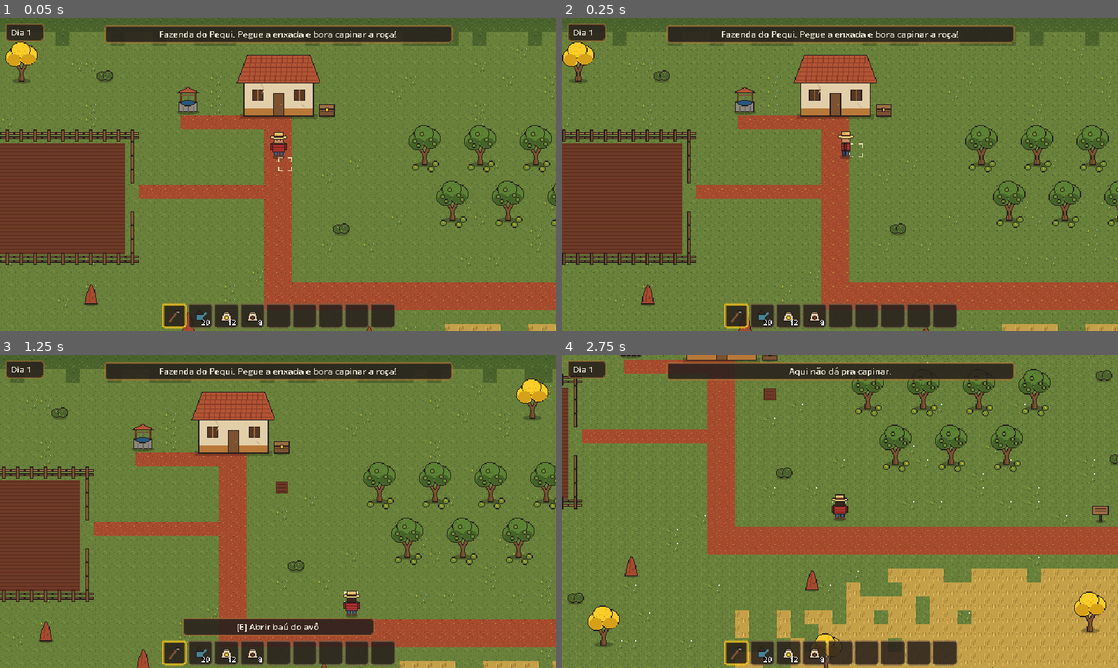
Above: before the commit, frames 1-4 (two rows, left to right).
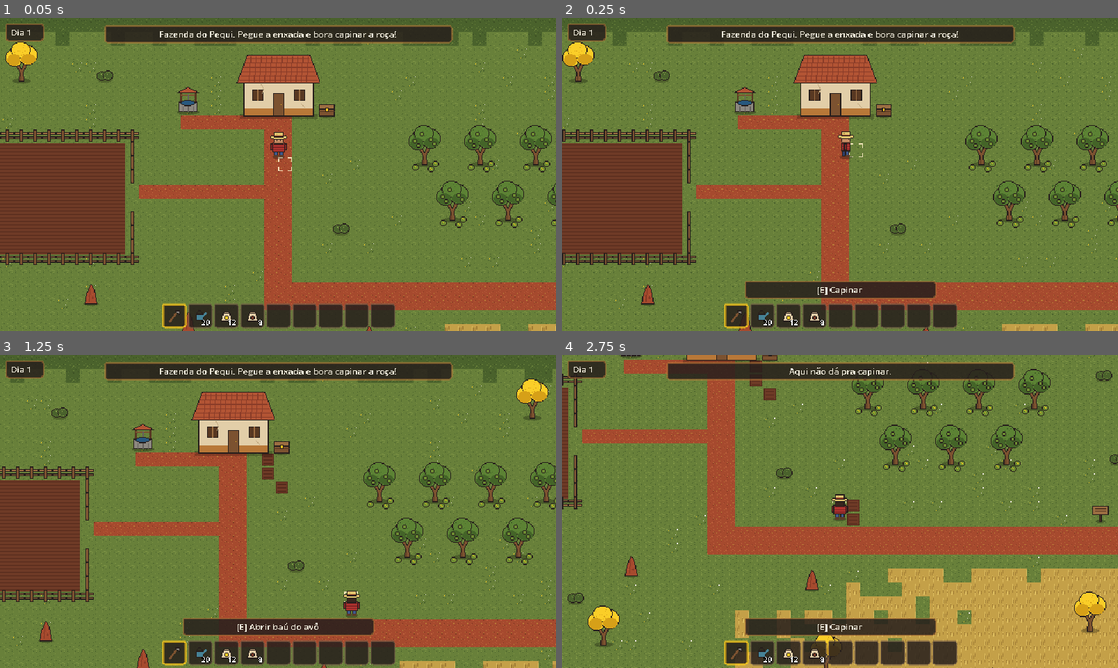
Above: after the commit, the same moments.

Repository: Carttocci/vale-do-pequi
Game: Godot game, scene res://tests/test_runner.tscn
Same seed, same stepped clock (60 frames per second), same inputs: the game is played once before the commit and once after it. This scene is started directly instead of the project's main scene.
Inputs (mouse positions are in pixels of both pictures, inside the frame that each line leads up to):
- Up to frame 1 (0.05 s): no input
- Up to frame 2 (0.25 s): no input
- Up to frame 3 (1.25 s): tap Enter at 0.5 s; move the mouse to (400, 495) at 0.52 s; hold D (move_right) from 0.53 s (still down); hold E (interact) from 0.53 s (still down); click (400, 495) at 0.67 s
- Up to frame 4 (2.75 s): release D (move_right) at 1.25 s; release E (interact) at 1.25 s; drag from (728, 527) to (834, 452) at 1.27 s; move the mouse to (895, 442) at 2.02 s; hold D (move_right) from 2.03 s (still down); hold E (interact) from 2.03 s (still down); tap Space (dodge) at 2.1 s; click (895, 442) at 2.17 s

Frame 1 is identical in both runs. In frame 2, 1.9% of the frame differs, in the area x 32-68%, y 84-90%; in frame 3, 0.2%; in frame 4, 2.1%, in the area x 33-68%, y 1-90%.

Commit message:
E contextual: uma tecla para interagir e usar ferramentas
Prioridade: colher > encher regador > objeto > capinar/regar/plantar.
Dica mostra a ação; segurar repete; celular com um botão só. 199 testes.

Diff:
--- a/project.godot
+++ b/project.godot
@@ -127,7 +127,7 @@
 }
 use_item={
 "deadzone": 0.5,
-"events": [Object(InputEventMouseButton,"resource_local_to_s …(291 unchanged characters)… :false,"script":null), Object(InputEventKey,"resource_local_to_scene":false,"resource_name":"","device":-1,"window_id":0,"alt_pressed":false,"shift_pressed":false,"ctrl_pressed":false,"meta_pressed":false,"pressed":false,"keycode":0,"physical_keycode":67,"key_label":0,"unicode":0,"location":0,"echo":false,"script":null), Object(InputEventJoypadButton,"resource_local_to_scene":f …(99 unchanged characters)…
+"events": [Object(InputEventMouseButton,"resource_local_to_s …(291 unchanged characters)… :false,"script":null), Object(InputEventJoypadButton,"resource_local_to_scene":f …(99 unchanged characters)…
 }
 hotbar_next={
 "deadzone": 0.5,
--- a/scenes/interface/touch_controls.tscn
+++ b/scenes/interface/touch_controls.tscn
@@ -8,8 +8,6 @@
 [ext_resource type="Texture2D" path="res://assets/ui/touch_btn_interact_pressed_placeholder.png" id="act_p"]
 [ext_resource type="Texture2D" path="res://assets/ui/touch_btn_pause_placeholder.png" id="pause"]
 [ext_resource type="Texture2D" path="res://assets/ui/touch_btn_fullscreen_placeholder.png" id="full"]
-[ext_resource type="Texture2D" path="res://assets/ui/touch_btn_use_placeholder.png" id="use"]
-[ext_resource type="Texture2D" path="res://assets/ui/touch_btn_use_pressed_placeholder.png" id="use_p"]
 [ext_resource type="Texture2D" path="res://assets/ui/touch_btn_bag_placeholder.png" id="bag"]
 
 [node name="TouchControls" type="CanvasLayer"]
@@ -57,12 +55,6 @@
 texture_normal = ExtResource("full")
 action = "toggle_fullscreen"
 
-[node name="Use" type="TouchScreenButton" parent="."]
-position = Vector2(524, 306)
-texture_normal = ExtResource("use")
-texture_pressed = ExtResource("use_p")
-action = "use_item"
-
 [node name="Bag" type="TouchScreenButton" parent="."]
 position = Vector2(544, 6)
 texture_normal = ExtResource("bag")
--- a/scripts/farming/farm_field.gd
+++ b/scripts/farming/farm_field.gd
@@ -149,6 +149,32 @@
 
 
 # --- integração com o jogador ---------------------------------------------
+
+## Grupo "item_target": o que o item faria na célula, sem fazer.
+## Retorna {"prompt": String, "priority": int} ou {} se nada.
+## Prioridade 20 = ação especial que deve ganhar de objetos (encher regador no poço).
+func get_item_action(item: ItemData, target_pos: Vector2, _actor: Node) -> Dictionary:
+    if item == null:
+        return {}
+    var cell := cell_at(target_pos)
+    match item.category:
+        ItemData.Category.TOOL:
+            match item.tool_type:
+                ItemData.ToolType.HOE:
+                    if can_till(cell):
+                        return {"prompt": "Capinar", "priority": 5}
+                ItemData.ToolType.WATERING_CAN:
+                    if _near_water(target_pos) and GameState.water < GameState.WATER_MAX:
+                        return {"prompt": "Encher regador", "priority": 20}
+                    if cells.has(cell) and not is_watered(cell):
+                        return {"prompt": "Regar" if GameState.water > 0 else "Regar (regador vazio)", "priority": 5}
+        ItemData.Category.SEED:
+            if cells.has(cell) and cells[cell].crop == &"":
+                var crop := ItemDB.get_crop(item.crop_id)
+                if crop:
+                    return {"prompt": "Plantar " + crop.display_name.to_lower(), "priority": 5}
+    return {}
+
 
 ## Grupo "item_target": usa o item selecionado na célula à frente do jogador.
 func use_item(item: ItemData, target_pos: Vector2, _actor: Node) -> bool:
--- a/scripts/interface/hud.gd
+++ b/scripts/interface/hud.gd
@@ -64,7 +64,7 @@
     _prompt_text = text
     prompt_label.visible = text != ""
     # No celular a dica aponta para o botão verde, não para a tecla E.
-    prompt_label.text = (text + "  (toque no botão)") if _touch_mode else ("[E] " + text)
+    prompt_label.text = (text + "  (botão verde)") if _touch_mode else ("[E] " + text)
 
 
 func _on_touch_mode_changed(enabled: bool) -> void:
--- a/scripts/interface/touch_controls.gd
+++ b/scripts/interface/touch_controls.gd
@@ -13,7 +13,6 @@
 @onready var interact_button: TouchScreenButton = $Interact
 @onready var fullscreen_button: TouchScreenButton = $Fullscreen
 @onready var pause_button: TouchScreenButton = $Pause
-@onready var use_button: TouchScreenButton = $Use
 @onready var bag_button: TouchScreenButton = $Bag
 
 var _last_size := Vector2.ZERO
@@ -64,4 +63,3 @@
     pause_button.position = Vector2(size.x - 32, 6)
     fullscreen_button.position = Vector2(size.x - 64, 6)
     bag_button.position = Vector2(size.x - 96, 6)
-    use_button.position = Vector2(size.x - 116, size.y - 54)
--- a/scripts/player/player.gd
+++ b/scripts/player/player.gd
@@ -35,11 +35,23 @@
 var _current_target: Interactable = null
 var _current_prompt: String = ""
 var _use_cooldown: float = 0.0
-## Botão de usar segurado. Controlado por eventos (não por Input.is_action_pressed)
-## para que um clique na interface não use a ferramenta no mundo.
+## Botões segurados. Controlados por eventos (não por Input.is_action_pressed)
+## para que um clique na interface não acione nada no mundo.
 var _use_held: bool = false
-
-## Intervalo mínimo entre usos de ferramenta (evita spam ao segurar o botão).
+var _interact_held: bool = false
+
+## Ação que o E faria agora: {"kind", "prompt", "priority", "provider"}.
+var _action: Dictionary = {}
+
+enum ActionKind { NONE, CELL, ITEM, INTERACTABLE }
+
+## Prioridade quando várias coisas são possíveis ao mesmo tempo:
+## colher (30) > ação especial do item, ex. encher regador (20) >
+## objeto à frente, ex. porta/baú (10) > ação comum do item, ex. capinar (5).
+const PRIORITY_CELL := 30
+const PRIORITY_INTERACTABLE := 10
+
+## Intervalo entre repetições ao segurar o botão (capinar/regar uma fileira).
 const USE_COOLDOWN := 0.22
 
 @onready var sprite: Sprite2D = $Sprite
@@ -59,20 +71,28 @@
     _update_state(input_dir, delta)
     _refresh_interaction_target()
     _use_cooldown = maxf(0.0, _use_cooldown - delta)
-    # Segurar o botão de usar repete a ação (capinar/regar em sequência).
-    if input_enabled and _use_held and _use_cooldown <= 0.0:
+    if not input_enabled or _use_cooldown > 0.0:
+        return
+    # Segurar repete a ação andando (capinar/regar/plantar/colher uma fileira).
+    # Objetos (porta, baú) não repetem.
+    if _interact_held and _action.get("kind") in [ActionKind.ITEM, ActionKind.CELL]:
+        try_interact()
+    elif _use_held:
         use_selected_item()
 
 
 func _notification(what: int) -> void:
     if what == NOTIFICATION_PAUSED:
         _use_held = false
+        _interact_held = false
 
 
 func _input(event: InputEvent) -> void:
     # Soltar o botão sempre conta, mesmo que a interface tenha consumido o evento.
     if event.is_action_released("use_item"):
         _use_held = false
+    if event.is_action_released("interact"):
+        _interact_held = false
 
 
 func _unhandled_input(event: InputEvent) -> void:
@@ -86,6 +106,7 @@
         _use_held = true
         get_viewport().set_input_as_handled()
     elif event.is_action_pressed("interact"):
+        _interact_held = true
         if try_interact():
             get_viewport().set_input_as_handled()
     elif event.is_action_pressed("hotbar_next"):
@@ -118,20 +139,25 @@
     return global_position + Vector2(0, -3) + DIRECTIONS[facing_index] * 13.0
 
 
-## Interage com o objeto mais próximo; sem objeto, tenta a célula à frente
-## (ex.: colher). Retorna true se houve interação.
+## Botão de interação contextual (E / botão verde / A): faz a ação de maior
+## prioridade possível à frente — colher, encher regador, abrir/usar objeto,
+## capinar, regar, plantar. Retorna true se algo aconteceu.
 func try_interact() -> bool:
     _refresh_interaction_target()
-    if _current_target != null:
-        _current_target.interact(self)
-        return true
-    for provider in get_tree().get_nodes_in_group("cell_interaction"):
-        if provider.interact_cell(get_target_position(), self):
+    _use_cooldown = USE_COOLDOWN
+    match _action.get("kind", ActionKind.NONE):
+        ActionKind.CELL:
+            return _action.provider.interact_cell(get_target_position(), self)
+        ActionKind.ITEM:
+            return _action.provider.use_item(GameState.get_selected_item(), get_target_position(), self)
+        ActionKind.INTERACTABLE:
+            _action.provider.interact(self)
+            _interact_held = false  # não repete abrir baú/dormir
             return true
     return false
 
 
-## Usa o item selecionado na célula à frente (enxada, regador, semente...).
+## Usa só o item selecionado na célula à frente (clique / X), sem objetos.
 func use_selected_item() -> bool:
     _use_cooldown = USE_COOLDOWN
     var item := GameState.get_selected_item()
@@ -141,6 +167,11 @@
         if target.use_item(item, get_target_position(), self):
             return true
     return false
+
+
+## Texto da ação atual do botão de interação ("" = nada).
+func get_action_prompt() -> String:
+    return _action.get("prompt", "")
 
 
 func get_interaction_target() -> Interactable:
@@ -211,12 +242,27 @@
             best_dist = dist
             best = candidate
     _current_target = best
-    var prompt := best.get_prompt() if best else ""
-    if prompt == "":
-        for provider in get_tree().get_nodes_in_group("cell_interaction"):
-            prompt = provider.get_cell_prompt(get_target_position())
-            if prompt != "":
-                break
+    _action = _resolve_action(best)
+    var prompt: String = _action.get("prompt", "")
     if prompt != _current_prompt:
         _current_prompt = prompt
         EventBus.interaction_prompt_changed.emit(prompt)
+
+
+func _resolve_action(interactable: Interactable) -> Dictionary:
+    var best := {"kind": ActionKind.NONE, "prompt": "", "priority": -1, "provider": null}
+    var pos := get_target_position()
+    for provider in get_tree().get_nodes_in_group("cell_interaction"):
+        var p: String = provider.get_cell_prompt(pos)
+        if p != "" and PRIORITY_CELL > best.priority:
+            best = {"kind": ActionKind.CELL, "prompt": p, "priority": PRIORITY_CELL, "provider": provider}
+    var item := GameState.get_selected_item()
+    if item:
+        for target in get_tree().get_nodes_in_group("item_target"):
+            var a: Dictionary = target.get_item_action(item, pos, self)
+            if a.get("prompt", "") != "" and int(a.priority) > best.priority:
+                best = {"kind": ActionKind.ITEM, "prompt": a.prompt, "priority": int(a.priority), "provider": target}
+    if interactable and PRIORITY_INTERACTABLE > best.priority:
+        best = {"kind": ActionKind.INTERACTABLE, "prompt": interactable.get_prompt(),
+            "priority": PRIORITY_INTERACTABLE, "provider": interactable}
+    return best
--- a/tests/test_runner.gd
+++ b/tests/test_runner.gd
@@ -58,6 +58,7 @@
     await _test_save_load()
     _test_save_robustness()
     await _test_touch_use_button()
+    await _test_contextual_e()
 
 
 # --- utilidades ----------------------------------------------------------
@@ -223,9 +224,11 @@
     _messages.clear()
     check(_player.try_interact(), "interação acontece")
     check(_messages.size() == 1 and _messages[0].contains("Água"), "poço responde com mensagem")
+    GameState.select_slot(8)  # mão vazia: sem ação de ferramenta no chão
     await place_player(Vector2(600, 300))
     await frames(3)
     check(_player.get_interaction_target() == null and _prompts[-1] == "", "dica some longe dos objetos")
+    GameState.select_slot(0)
 
 
 func _test_collect_pequi() -> void:
@@ -653,13 +656,14 @@
     var cell := f.cell_at(_player.get_target_position())
     select_item(&"enxada")
     _player._use_cooldown = 0.0
-    var btn := tc.get_node("Use") as TouchScreenButton
+    await frames(2)
+    var btn := tc.get_node("Interact") as TouchScreenButton
     var center := btn.position + btn.texture_normal.get_size() / 2.0
     touch(3, center, true)
-    await frames(3)
+    await frames(1)
     touch(3, center, false)
     await frames(2)
-    check(f.is_tilled(cell), "botão de toque 'usar' capina")
+    check(f.is_tilled(cell), "botão verde de toque capina (um botão só)")
     var bag := tc.get_node("Bag") as TouchScreenButton
     var bc := bag.position + bag.texture_normal.get_size() / 2.0
     touch(4, bc, true)
@@ -674,3 +678,99 @@
     await frames(1)
     check(not ui.is_open(), "botão da mochila fecha a mochila")
     tc.set_touch_mode(false)
+
+
+func press_e() -> void:
+    _player._use_cooldown = 0.0
+    var ev := InputEventAction.new()
+    ev.action = "interact"
+    ev.pressed = true
+    Input.parse_input_event(ev)
+    Input.flush_buffered_events()
+    await frames(1)
+    var up := InputEventAction.new()
+    up.action = "interact"
+    up.pressed = false
+    Input.parse_input_event(up)
+    Input.flush_buffered_events()
+    await frames(1)
+
+
+func _test_contextual_e() -> void:
+    print("[E contextual]")
+    GameState.new_game()
+    var f := field()
+    await face_right_in_roca(Vector2(150, 160))
+    var cell := f.cell_at(_player.get_target_position())
+    select_item(&"enxada")
+    await frames(2)
+    check(_prompts[-1] == "Capinar", "dica '[E] Capinar' com a enxada na roça")
+    await press_e()
+    check(f.is_tilled(cell), "E capina")
+    select_item(&"semente_milho")
+    await frames(2)
+    check(_prompts[-1] == "Plantar milho", "dica 'Plantar milho'")
+    await press_e()
+    check(f.get_crop_id(cell) == &"milho", "E planta")
+    select_item(&"regador")
+    await frames(2)
+    check(_prompts[-1] == "Regar", "dica 'Regar'")
+    await press_e()
+    check(f.is_watered(cell), "E rega")
+    # Poço: com regador cheio, E olha o poço; com regador gasto, E enche
+    var well := node("Farm/Entities/Poco")
+    await place_player(well.global_position + Vector2(0, 16))
+    _player.face(4)
+    await frames(2)
+    check(GameState.water < GameState.WATER_MAX and _prompts[-1] == "Encher regador", "regador gasto: dica 'Encher regador' no poço")
+    _messages.clear()
+    await press_e()
+    check(GameState.water == GameState.WATER_MAX, "E enche o regador no poço")
+    await frames(2)
+    check(_prompts[-1] == "Olhar o poço", "regador cheio: E volta a olhar o poço")
+    # Porta: segurando a enxada, E dorme (não tenta capinar)
+    var house := node("Farm/Entities/CasaPrincipal")
+    select_item(&"enxada")
+    await place_player(house.global_position + Vector2(0, 14))
+    _player.face(4)
+    await frames(2)
+    var day := GameState.day
+    check(_prompts[-1].begins_with("Dormir"), "na porta com a enxada a dica é Dormir")
+    await press_e()
+    check(GameState.day == day + 1, "E dorme mesmo segurando a enxada")
+    # Colher tem prioridade sobre a ferramenta
+    await face_right_in_roca(Vector2(150, 160))
+    f.cells[cell].age = 99
+    f._refresh(cell)
+    select_item(&"regador")
+    await frames(2)
+    check(_prompts[-1] == "Colher milho", "planta madura: colher ganha do regador")
+    var milho := GameState.get_item_count(&"milho")
+    await press_e()
+    check(GameState.get_item_count(&"milho") > milho, "E colhe")
+    # Segurar E capina uma fileira andando
+    select_item(&"enxada")
+    await place_player(Vector2(120, 256))
+    _player.face(2)
+    await frames(2)
+    _player._use_cooldown = 0.0
+    var hold := InputEventAction.new()
+    hold.action = "interact"
+    hold.pressed = true
+    Input.parse_input_event(hold)
+    Input.flush_buffered_events()
+    Input.action_press("move_right")
+    await frames(40)
+    Input.action_release("move_right")
+    var rel := InputEventAction.new()
+    rel.action = "interact"
+    rel.pressed = false
+    Input.parse_input_event(rel)
+    Input.flush_buffered_events()
+    await frames(2)
+    var row := 0
+    for x in range(6, 18):
+        if f.is_tilled(Vector2i(x, 15)):
+            row += 1
+    check(row >= 3, "segurar E e andar capina vários quadrados (%d)" % row)
+    check(not _player._interact_held, "soltar E para de repetir")
Binary file removed: assets/ui/touch_btn_use_placeholder.png
Not shown, removed: assets/ui/touch_btn_use_placeholder.png.import
Binary file removed: assets/ui/touch_btn_use_pressed_placeholder.png
Not shown, removed: assets/ui/touch_btn_use_pressed_placeholder.png.import
Not shown: 1 places in scenes/interface/touch_controls.tscn that only renumber resources
Not shown, changed: documentation/GDD.md
Not shown, changed: documentation/architecture.md
Not shown, changed: documentation/assets_provisorios.md
Not shown, changed: documentation/changelog.md
